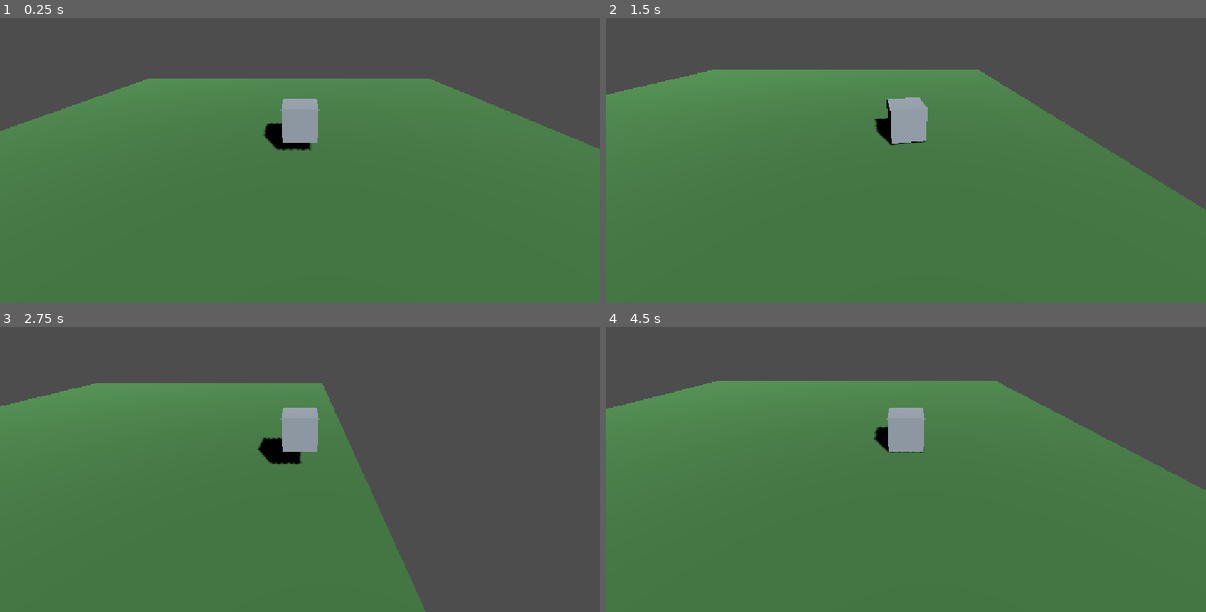
Above: before the commit, frames 1-4 (two rows, left to right).
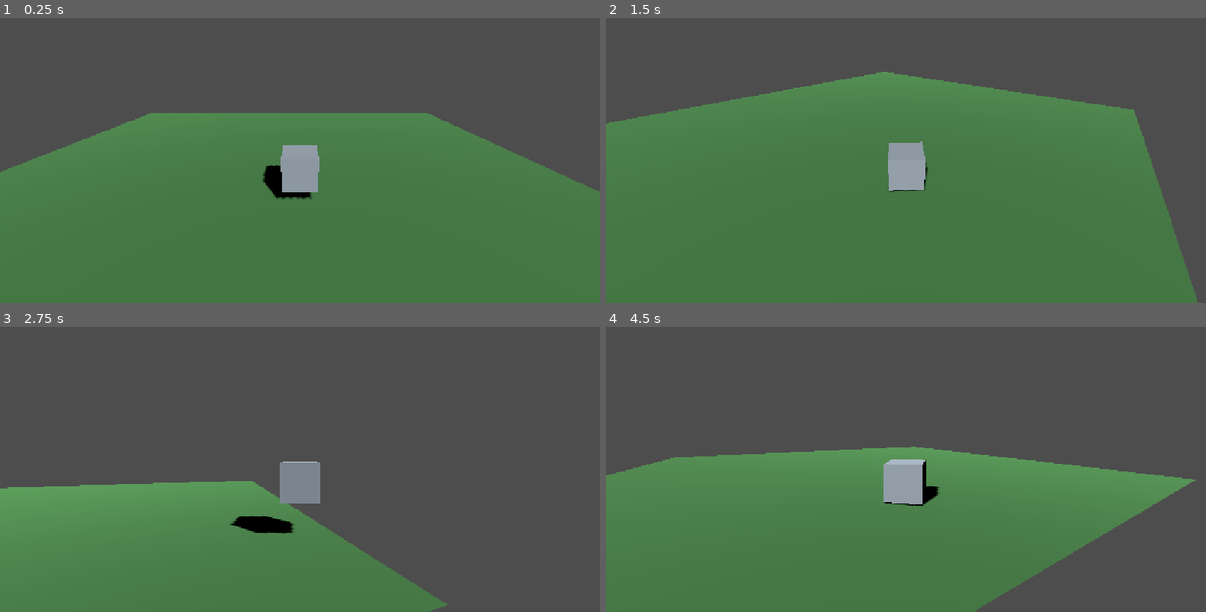
Above: after the commit, the same moments.

Repository: the-sdr/robots_game
Game: Godot game, scene res://scenes/world.tscn
Two runs of this game, one before a commit and one after it. Both use one fixed random seed, a clock stepped at 60 frames per second and the inputs below.
Inputs (mouse positions are in pixels of both pictures, inside the frame that each line leads up to):
- Up to frame 1 (0.25 s): no input
- Up to frame 2 (1.5 s): move the mouse to (1038, 117) at 0.52 s; hold D (move_right, bound only after the commit) 0.53-1.28 s; hold Space (jump, bound only after the commit) 0.53-1.28 s; move the mouse to (786, 151) at 1.27 s; hold S (move_back, bound only after the commit) from 1.28 s (still down); tap Space (jump, bound only after the commit) at 1.35 s
- Up to frame 3 (2.75 s): tap Space (jump, bound only after the commit) at 1.52, 1.82 s; move the mouse to (360, 369) at 2.02 s; release S (move_back, bound only after the commit) at 2.03 s; hold D (move_right, bound only after the commit) from 2.03 s (still down); hold Space (jump, bound only after the commit) from 2.03 s (still down)
- Up to frame 4 (4.5 s): move the mouse to (876, 512) at 2.77 s; release D (move_right, bound only after the commit) at 2.78 s; release Space (jump, bound only after the commit) at 2.78 s; hold W (move_forward, bound only after the commit) 2.78-3.53 s; tap Space (jump, bound only after the commit) at 2.85, 3.02, 3.32, 4.35 s; move the mouse to (1086, 495) at 3.52 s; hold Space (jump, bound only after the commit) 3.53-4.28 s; hold A (move_left, bound only after the commit) from 3.53 s (still down); tap Escape (ui_cancel) at 4.15 s; move the mouse to (726, 392) at 4.27 s

The runs differ from the first frame. In frame 1, 15% of the frame differs, in the area x 0-100%, y 21-64%; in frame 2, 11%; in frame 3, 27%; in frame 4, 33%, in the area x 0-100%, y 18-100%.

Commit message:
Add mouse/gamepad free-look camera and migrate input to Input Map
Camera now splits into a yawing rig and pitching arm so free-look
doesn't fight the player-facing rotation, and movement is computed
relative to camera direction instead of fixed world axes.

Replaces raw key polling with named Input Map actions
(move_forward/back/left/right, jump, look_left/right/up/down),
each bound to both keyboard/mouse and gamepad equivalents, so
future input sources (e.g. mobile touch/gesture) only need to
trigger the same actions rather than new per-device logic.

Co-Authored-By: Claude Sonnet 5 <noreply@anthropic.com>

Diff:
--- a/project.godot
+++ b/project.godot
@@ -28,3 +28,56 @@
 
 rendering_device/driver.windows="d3d12"
 renderer/rendering_method="mobile"
+
+[input]
+
+move_forward={
+"deadzone": 0.2,
+"events": [Object(InputEventKey,"resource_local_to_scene":false,"resource_name":"","device":-1,"window_id":0,"alt_pressed":false,"shift_pressed":false,"ctrl_pressed":false,"meta_pressed":false,"pressed":false,"keycode":0,"physical_keycode":87,"key_label":0,"unicode":0,"location":0,"echo":false,"script":null)
+, Object(InputEventJoypadMotion,"resource_local_to_scene":false,"resource_name":"","device":-1,"axis":1,"axis_value":-1.0,"script":null)
+]
+}
+move_back={
+"deadzone": 0.2,
+"events": [Object(InputEventKey,"resource_local_to_scene":false,"resource_name":"","device":-1,"window_id":0,"alt_pressed":false,"shift_pressed":false,"ctrl_pressed":false,"meta_pressed":false,"pressed":false,"keycode":0,"physical_keycode":83,"key_label":0,"unicode":0,"location":0,"echo":false,"script":null)
+, Object(InputEventJoypadMotion,"resource_local_to_scene":false,"resource_name":"","device":-1,"axis":1,"axis_value":1.0,"script":null)
+]
+}
+move_left={
+"deadzone": 0.2,
+"events": [Object(InputEventKey,"resource_local_to_scene":false,"resource_name":"","device":-1,"window_id":0,"alt_pressed":false,"shift_pressed":false,"ctrl_pressed":false,"meta_pressed":false,"pressed":false,"keycode":0,"physical_keycode":65,"key_label":0,"unicode":0,"location":0,"echo":false,"script":null)
+, Object(InputEventJoypadMotion,"resource_local_to_scene":false,"resource_name":"","device":-1,"axis":0,"axis_value":-1.0,"script":null)
+]
+}
+move_right={
+"deadzone": 0.2,
+"events": [Object(InputEventKey,"resource_local_to_scene":false,"resource_name":"","device":-1,"window_id":0,"alt_pressed":false,"shift_pressed":false,"ctrl_pressed":false,"meta_pressed":false,"pressed":false,"keycode":0,"physical_keycode":68,"key_label":0,"unicode":0,"location":0,"echo":false,"script":null)
+, Object(InputEventJoypadMotion,"resource_local_to_scene":false,"resource_name":"","device":-1,"axis":0,"axis_value":1.0,"script":null)
+]
+}
+jump={
+"deadzone": 0.2,
+"events": [Object(InputEventKey,"resource_local_to_scene":false,"resource_name":"","device":-1,"window_id":0,"alt_pressed":false,"shift_pressed":false,"ctrl_pressed":false,"meta_pressed":false,"pressed":false,"keycode":0,"physical_keycode":32,"key_label":0,"unicode":0,"location":0,"echo":false,"script":null)
+, Object(InputEventJoypadButton,"resource_local_to_scene":false,"resource_name":"","device":-1,"button_index":0,"pressure":0.0,"pressed":false,"script":null)
+]
+}
+look_left={
+"deadzone": 0.25,
+"events": [Object(InputEventJoypadMotion,"resource_local_to_scene":false,"resource_name":"","device":-1,"axis":2,"axis_value":-1.0,"script":null)
+]
+}
+look_right={
+"deadzone": 0.25,
+"events": [Object(InputEventJoypadMotion,"resource_local_to_scene":false,"resource_name":"","device":-1,"axis":2,"axis_value":1.0,"script":null)
+]
+}
+look_up={
+"deadzone": 0.25,
+"events": [Object(InputEventJoypadMotion,"resource_local_to_scene":false,"resource_name":"","device":-1,"axis":3,"axis_value":-1.0,"script":null)
+]
+}
+look_down={
+"deadzone": 0.25,
+"events": [Object(InputEventJoypadMotion,"resource_local_to_scene":false,"resource_name":"","device":-1,"axis":3,"axis_value":1.0,"script":null)
+]
+}
--- a/scenes/player.tscn
+++ b/scenes/player.tscn
@@ -25,6 +25,12 @@
 transform = Transform3D(1, 0, 0, 0, 1, 0, 0, 0, 1, 0, 0.5, 0)
 shape = SubResource("BoxShape3D_body")
 
-[node name="Camera3D" type="Camera3D" parent="."]
-transform = Transform3D(1, 0, 0, 0, 0.894427, 0.447214, 0, -0.447214, 0.894427, 0, 3, 6)
+[node name="CameraRig" type="Node3D" parent="."]
+transform = Transform3D(1, 0, 0, 0, 1, 0, 0, 0, 1, 0, 1.5, 0)
+
+[node name="CameraArm" type="Node3D" parent="CameraRig"]
+transform = Transform3D(1, 0, 0, 0, 0.939693, 0.34202, 0, -0.34202, 0.939693, 0, 0, 0)
+
+[node name="Camera3D" type="Camera3D" parent="CameraRig/CameraArm"]
+transform = Transform3D(1, 0, 0, 0, 1, 0, 0, 0, 1, 0, 0, 6)
 current = true
--- a/scripts/player.gd
+++ b/scripts/player.gd
@@ -4,32 +4,56 @@
 const JUMP_VELOCITY = 4.5
 const GRAVITY = 9.8
 const TURN_SPEED = 10.0
+const MOUSE_SENSITIVITY = 0.003
+const LOOK_STICK_SPEED = 3.0
+const PITCH_MIN = deg_to_rad(-60)
+const PITCH_MAX = deg_to_rad(20)
 
 @onready var visual: Node3D = $Visual
+@onready var camera_rig: Node3D = $CameraRig
+@onready var camera_arm: Node3D = $CameraRig/CameraArm
+
+func _ready() -> void:
+	Input.mouse_mode = Input.MOUSE_MODE_CAPTURED
+
+func _unhandled_input(event: InputEvent) -> void:
+	if event is InputEventMouseMotion:
+		_rotate_camera(-event.relative.x * MOUSE_SENSITIVITY, -event.relative.y * MOUSE_SENSITIVITY)
+	if event.is_action_pressed("ui_cancel"):
+		Input.mouse_mode = Input.MOUSE_MODE_VISIBLE
+
+func _rotate_camera(yaw_delta: float, pitch_delta: float) -> void:
+	camera_rig.rotate_y(yaw_delta)
+	camera_arm.rotate_x(pitch_delta)
+	camera_arm.rotation.x = clamp(camera_arm.rotation.x, PITCH_MIN, PITCH_MAX)
 
 func _physics_process(delta: float) -> void:
 	if not is_on_floor():
 		velocity.y -= GRAVITY * delta
 
-	if Input.is_physical_key_pressed(KEY_SPACE) and is_on_floor():
+	if Input.is_action_pressed("jump") and is_on_floor():
 		velocity.y = JUMP_VELOCITY
 
-	var input_dir := Vector3.ZERO
-	if Input.is_physical_key_pressed(KEY_W):
-		input_dir.z -= 1
-	if Input.is_physical_key_pressed(KEY_S):
-		input_dir.z += 1
-	if Input.is_physical_key_pressed(KEY_A):
-		input_dir.x -= 1
-	if Input.is_physical_key_pressed(KEY_D):
-		input_dir.x += 1
-	input_dir = input_dir.normalized()
+	var look_vec := Input.get_vector("look_left", "look_right", "look_up", "look_down")
+	if look_vec.length() > 0.0:
+		_rotate_camera(-look_vec.x * LOOK_STICK_SPEED * delta, -look_vec.y * LOOK_STICK_SPEED * delta)
 
-	velocity.x = input_dir.x * SPEED
-	velocity.z = input_dir.z * SPEED
+	var input_2d := Input.get_vector("move_left", "move_right", "move_forward", "move_back")
 
-	if input_dir.length() > 0.1:
-		var target_angle := atan2(input_dir.x, input_dir.z) + PI
+	var cam_forward := -camera_rig.global_transform.basis.z
+	cam_forward.y = 0.0
+	cam_forward = cam_forward.normalized()
+	var cam_right := camera_rig.global_transform.basis.x
+	cam_right.y = 0.0
+	cam_right = cam_right.normalized()
+
+	var move_dir := (cam_forward * -input_2d.y) + (cam_right * input_2d.x)
+
+	velocity.x = move_dir.x * SPEED
+	velocity.z = move_dir.z * SPEED
+
+	if move_dir.length() > 0.1:
+		var target_angle := atan2(move_dir.x, move_dir.z) + PI
 		visual.rotation.y = lerp_angle(visual.rotation.y, target_angle, TURN_SPEED * delta)
 
 	move_and_slide()
